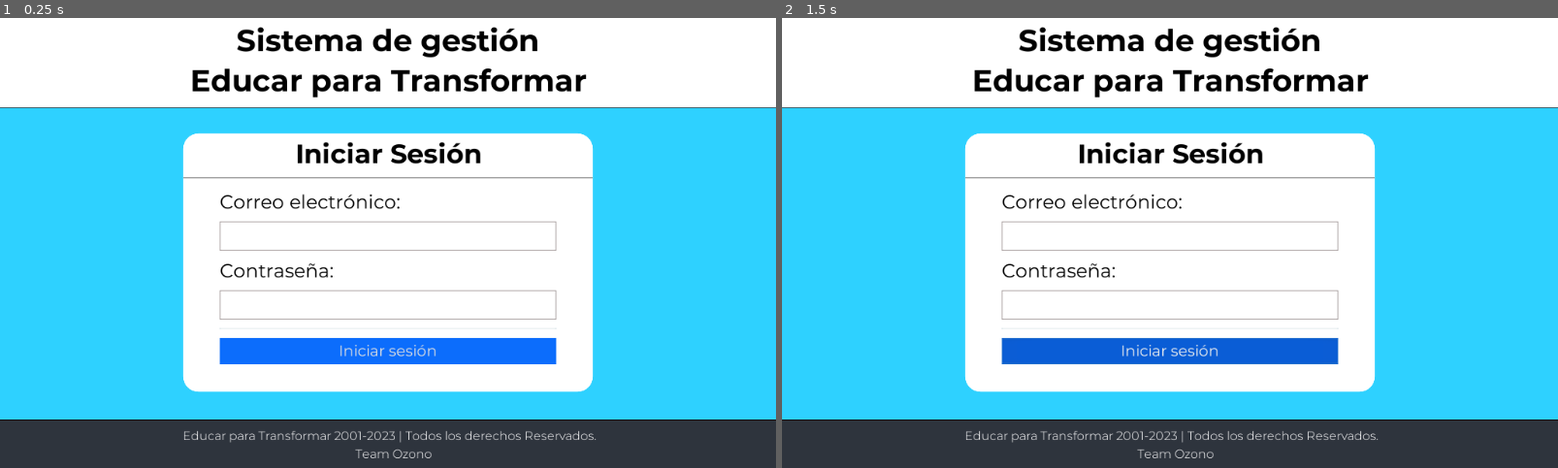
Above: before the commit, frames 1-2 (left to right).
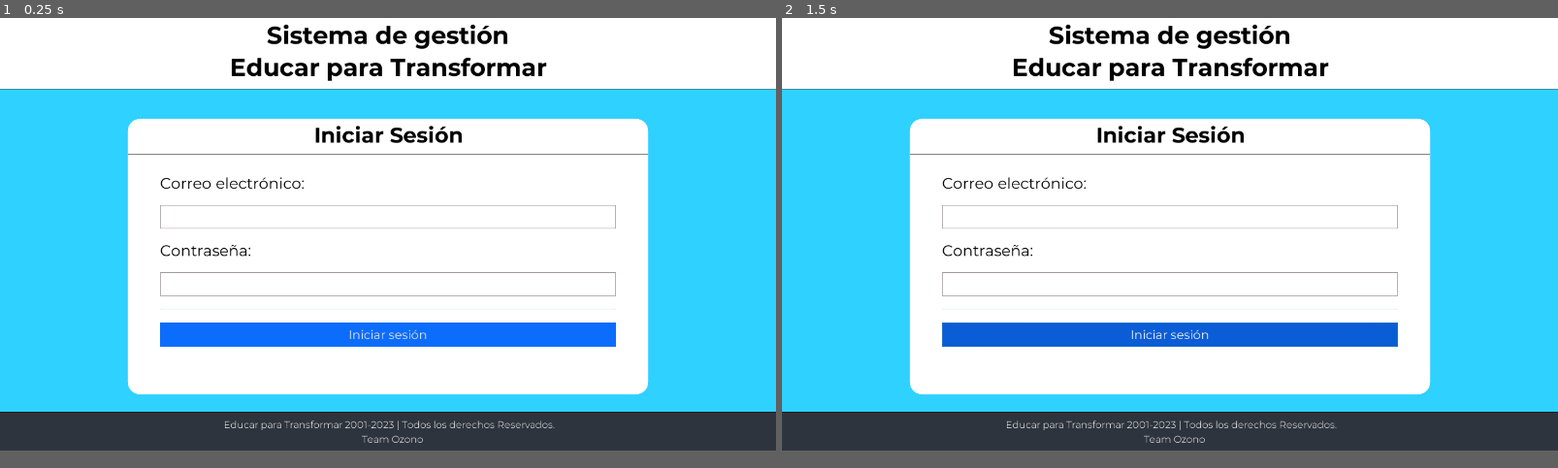
Above: after the commit, the same moments.

Repository: Matias-Barboza/DesktopAppEducarParaTransformar
Game: Godot game, scene res://Pantallas/PantallaInicioDeSesion.tscn
The game is run twice, just before and just after one commit, with the same random seed, the same clock (stepped at 60 frames per second) and the same inputs. The project has no main scene, so this scene is started directly.
Inputs:
- Up to frame 1 (0.25 s): no input
- Up to frame 2 (1.5 s): click "Iniciar sesión" at 0.5 s; click "Iniciar sesión" at 1.25 s
In our replay, the window is 800x468 before the commit and 800x450 after it. These sizes can differ from the game's own. Grey fills any space a smaller window leaves; there, only what the larger window draws over its background counts as a difference.

The runs differ from the first frame. In frame 1, 28% of the frame differs, in the area x 0-100%, y 1-98%; in frame 2, 28%.

Commit message:
Cambios resolución

Diff:
--- a/Contenedores/VBoxContainerDatos.tscn
+++ b/Contenedores/VBoxContainerDatos.tscn
@@ -65,7 +65,7 @@
 margin_top = -115.5
 margin_right = 222.0
 margin_bottom = 115.5
-custom_constants/separation = 10
+custom_constants/separation = 20
 
 [node name="LabelCE" type="Label" parent="."]
 margin_right = 444.0
@@ -76,27 +76,27 @@
 valign = 1
 
 [node name="TextEditCE" type="TextEdit" parent="."]
-margin_top = 42.0
+margin_top = 52.0
 margin_right = 444.0
-margin_bottom = 81.0
+margin_bottom = 91.0
 rect_min_size = Vector2( 0, 39 )
 custom_colors/font_color = Color( 0, 0, 0, 1 )
 custom_fonts/font = SubResource( 4 )
 custom_styles/normal = SubResource( 5 )
 
 [node name="LabelContraseña" type="Label" parent="."]
-margin_top = 91.0
+margin_top = 111.0
 margin_right = 444.0
-margin_bottom = 123.0
+margin_bottom = 143.0
 custom_colors/font_color = Color( 0, 0, 0, 1 )
 custom_fonts/font = SubResource( 2 )
 text = "Contraseña:"
 valign = 1
 
 [node name="TextEditContrasenha" type="TextEdit" parent="."]
-margin_top = 133.0
+margin_top = 163.0
 margin_right = 444.0
-margin_bottom = 172.0
+margin_bottom = 202.0
 rect_min_size = Vector2( 0, 39 )
 custom_colors/font_color = Color( 0, 0, 0, 1 )
 custom_fonts/font = SubResource( 6 )
@@ -104,15 +104,15 @@
 script = ExtResource( 3 )
 
 [node name="HSeparator" type="HSeparator" parent="."]
-margin_top = 182.0
+margin_top = 222.0
 margin_right = 444.0
-margin_bottom = 186.0
+margin_bottom = 226.0
 
 [node name="ButtonIS" type="Button" parent="."]
-margin_top = 196.0
+margin_top = 246.0
 margin_right = 444.0
-margin_bottom = 231.0
-rect_min_size = Vector2( 0, 35 )
+margin_bottom = 286.0
+rect_min_size = Vector2( 0, 40 )
 custom_fonts/font = SubResource( 3 )
 custom_styles/hover = SubResource( 8 )
 custom_styles/pressed = SubResource( 10 )
--- a/Pantallas/PantallaEstudiante.tscn
+++ b/Pantallas/PantallaEstudiante.tscn
@@ -409,6 +409,7 @@
 [node name="PanelLateral" type="Panel" parent="."]
 anchor_bottom = 1.0
 margin_top = 76.0
+margin_bottom = -480.0
 custom_styles/panel = SubResource( 11 )
 
 [node name="VBoxContainer" type="VBoxContainer" parent="PanelLateral"]
--- a/Pantallas/PantallaInicioDeSesion.tscn
+++ b/Pantallas/PantallaInicioDeSesion.tscn
@@ -73,10 +73,10 @@
 anchor_top = 0.5
 anchor_right = 0.5
 anchor_bottom = 0.5
-margin_left = -270.0
-margin_top = -142.0
-margin_right = 270.0
-margin_bottom = 199.0
+margin_left = -429.0
+margin_top = -187.0
+margin_right = 429.0
+margin_bottom = 267.0
 custom_styles/panel = SubResource( 1 )
 
 [node name="HSeparator" type="HSeparator" parent="PanelInicioDeSesion"]
@@ -99,8 +99,10 @@
 valign = 1
 
 [node name="VBoxContainerDatos" parent="PanelInicioDeSesion" instance=ExtResource( 2 )]
-margin_top = -97.0
-margin_bottom = 141.0
+margin_left = -376.0
+margin_top = -137.0
+margin_right = 376.0
+margin_bottom = 181.0
 
 [node name="PanelInferior" type="Panel" parent="."]
 self_modulate = Color( 1, 0.968627, 0.968627, 1 )
--- a/project.godot
+++ b/project.godot
@@ -81,6 +81,13 @@
 
 Globals="*res://autoload/Globals.gd"
 
+[display]
+
+window/size/width=1920
+window/size/height=1080
+window/size/test_width=1280
+window/size/test_height=720
+
 [gui]
 
 common/drop_mouse_on_gui_input_disabled=true
